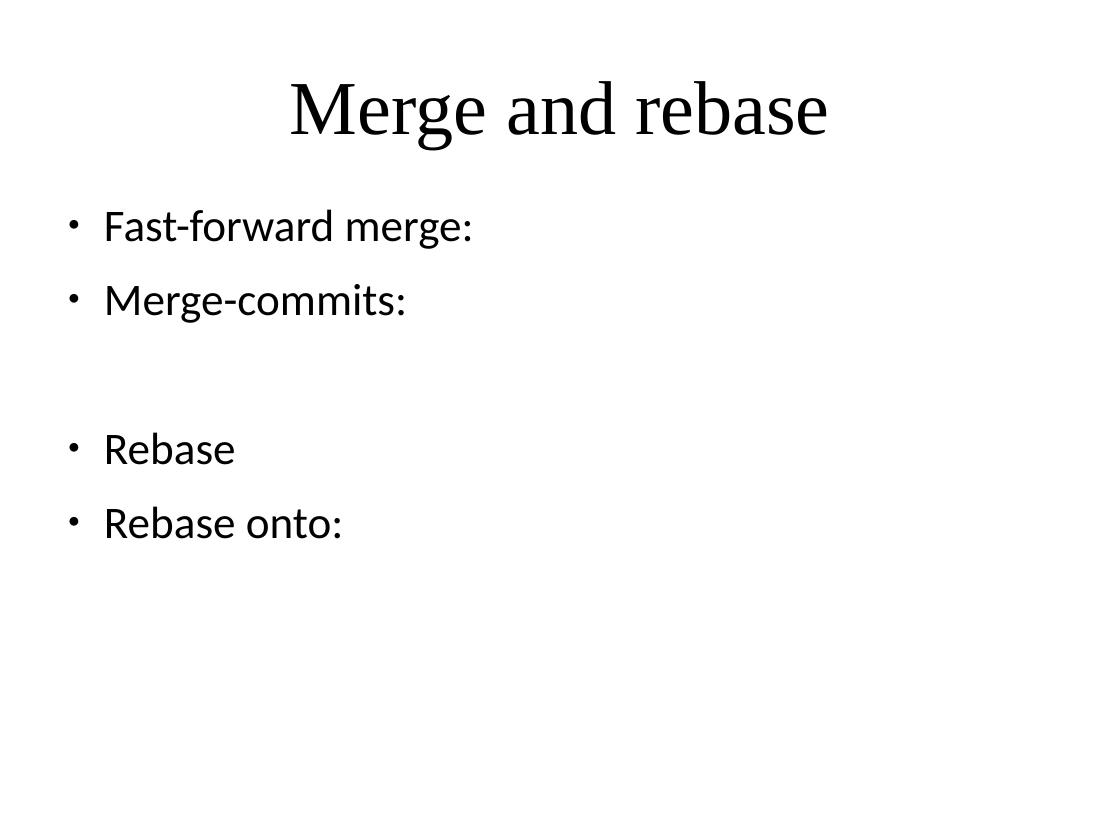
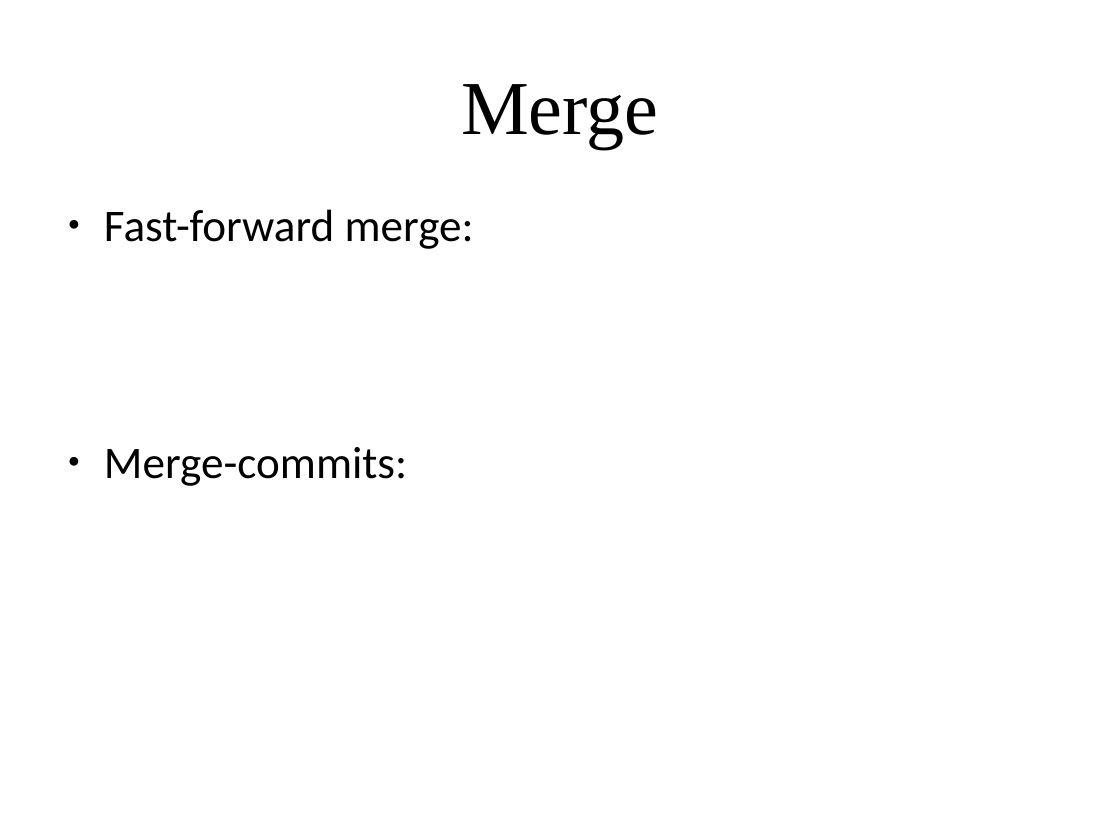
Before and after one commit to amueller/applied_ml_spring_2017, a slide deck: slide 12 of slides/aml-02-012317.odp (slide 10 before the commit). Drawn at 1120x840 pixels with LibreOffice and Linux fonts; fonts in the diff are those of the drawing. Boxes give left, top, right and bottom in pixels: in the first picture for what was removed or moved away, otherwise in the second. Text is boxed around its words. In the diff, an @@ line names an element or a change of style, - is before the commit and + after.

```diff
--- a/slides/aml-02-012317.odp
+++ b/slides/aml-02-012317.odp
@@ title at (x1=461, y1=84, x2=658, y2=148): text changed @@
-Merge and rebase
+Merge
@@ text at (x1=104, y1=432, x2=344, y2=539): paragraphs removed @@
-● Rebase
-● Rebase onto:
```
Also in this commit, not shown: 3 other slides changed, 5 slides added, 1 slide removed.
